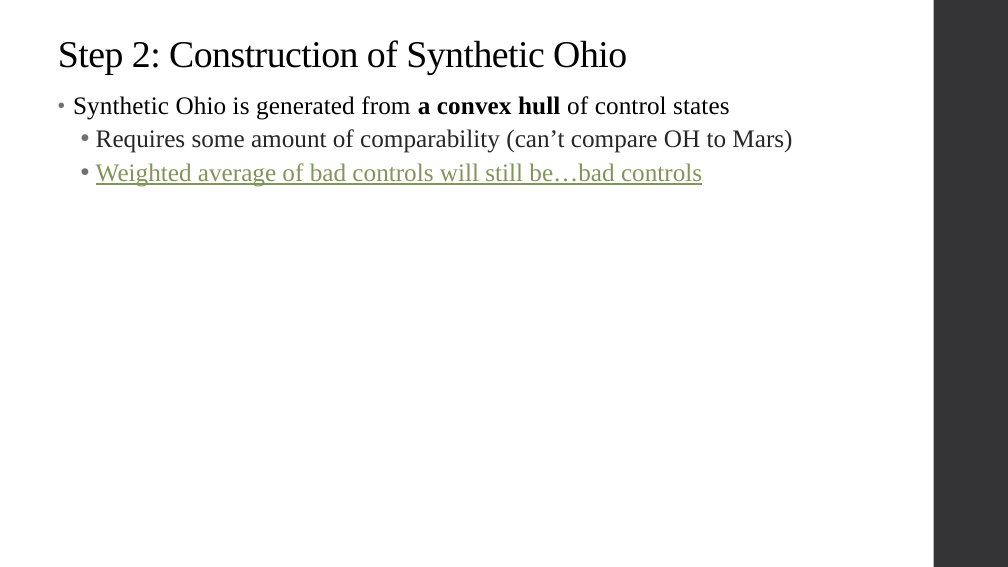
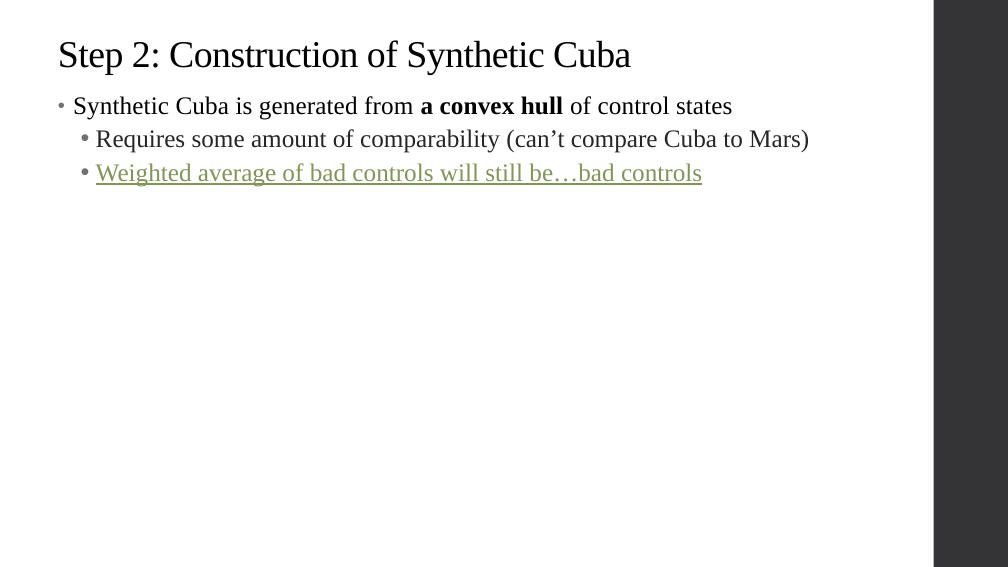
Before and after one commit to qiufei/fork-HAD5744, a slide deck: slide 14 of Lecture11_SyntheticControl_QuantileRegression/Lecture11_SyntheticControl_QuantileRegression.pptx (slide 11 before the commit). Drawn at 1008x567 pixels with LibreOffice and Linux fonts; fonts in the diff are those of the drawing. Boxes give left, top, right and bottom in pixels: in the first picture for what was removed or moved away, otherwise in the second. Text is boxed around its words. In the diff, an @@ line names an element or a change of style, - is before the commit and + after.

```diff
--- a/Lecture11_SyntheticControl_QuantileRegression/Lecture11_SyntheticControl_QuantileRegression.pptx
+++ b/Lecture11_SyntheticControl_QuantileRegression/Lecture11_SyntheticControl_QuantileRegression.pptx
@@ title at (58,40,631,75): text changed @@
-Step 2: Construction of Synthetic Ohio
+Step 2: Construction of Synthetic Cuba
@@ text at (73,96,809,153): text changed @@
-• Synthetic Ohio is generated from a convex hull of control states
-  • Requires some amount of comparability (can’t compare OH to Mars)
+• Synthetic Cuba is generated from a convex hull of control states
+  • Requires some amount of comparability (can’t compare Cuba to Mars)
```
Also in this commit, not shown: 11 other slides changed, 8 slides added, 5 slides removed, 4 other files.
